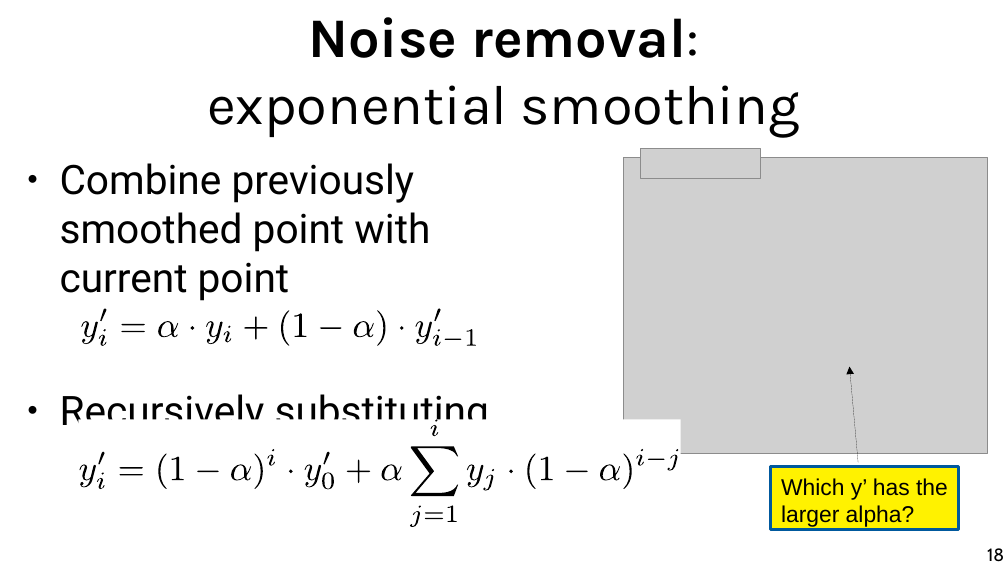
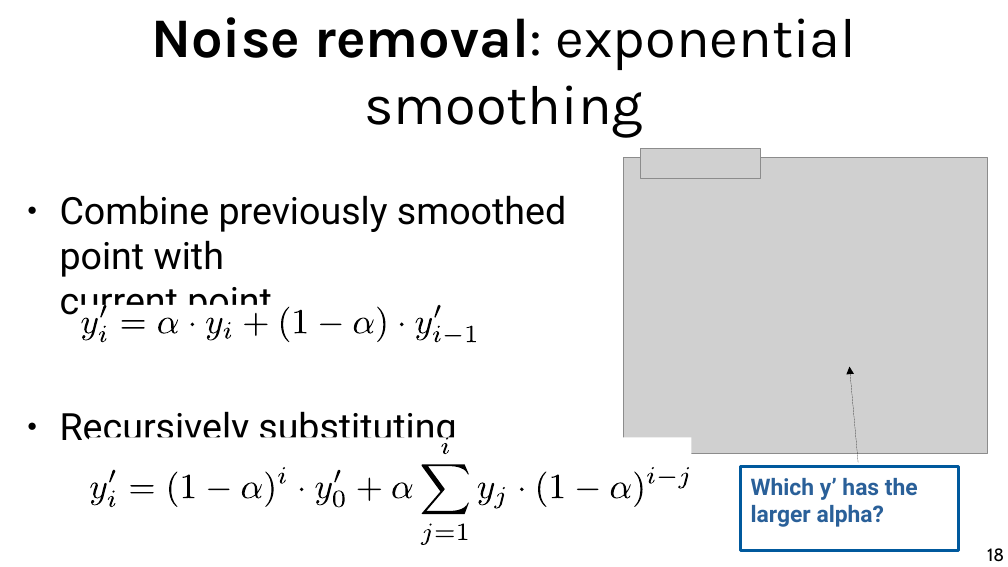
Before and after one commit to chatox/data-mining-course, a slide deck: slide 18 of theory/odp/tt27_time_series.odp. Drawn at 1008x567 pixels with LibreOffice and Linux fonts; fonts in the diff are those of the drawing; grey boxes stand for pictures. Boxes give left, top, right and bottom in pixels: in the first picture for what was removed or moved away, otherwise in the second. Text is boxed around its words. In the diff, an @@ line names an element or a change of style, - is before the commit and + after.

```diff
--- a/theory/odp/tt27_time_series.odp
+++ b/theory/odp/tt27_time_series.odp
@@ title "Noise removal: exponential smoothing" rewrapped from (207,17,800,138) to (151,17,856,138) @@
@@ text "Combine previously smoothed point with ...": place and size @@
-text "Combine previously smoothed point with ..." at (60,163,489,436)
+text "Combine previously smoothed point with ..." at (60,195,566,449)
@@ text "Combine previously smoothed point with ..." at (60,195,566,449): size 32 to 29.6 pt @@
@@ outline redrawn in 3 elements at (445,336,461,337), (244,313,268,337), (320,324,342,326) @@
@@ 18 freeform shapes: place and size @@
-18 freeform shapes at (80,308,478,349)
+18 freeform shapes at (80,305,478,345)
@@ 7 freeform shapes: place and size @@
-7 freeform shapes at (79,420,681,527)
+7 freeform shapes at (90,437,692,544)
@@ 26 freeform shapes: place and size @@
-26 freeform shapes at (80,446,679,528)
+26 freeform shapes at (91,465,690,546)
@@ rectangle "Which y’ has the": place and size @@
-rectangle "Which y’ has the" at (771,466,959,530)
+rectangle "Which y’ has the" at (741,466,959,551)
@@ rectangle "Which y’ has the" at (741,466,959,551): font Arial to Roboto, text colour #000000 to #2A6099, bold on; fill #FFF200 to none @@
```
Also in this commit, not shown: 6 other slides changed, 6 other files.
